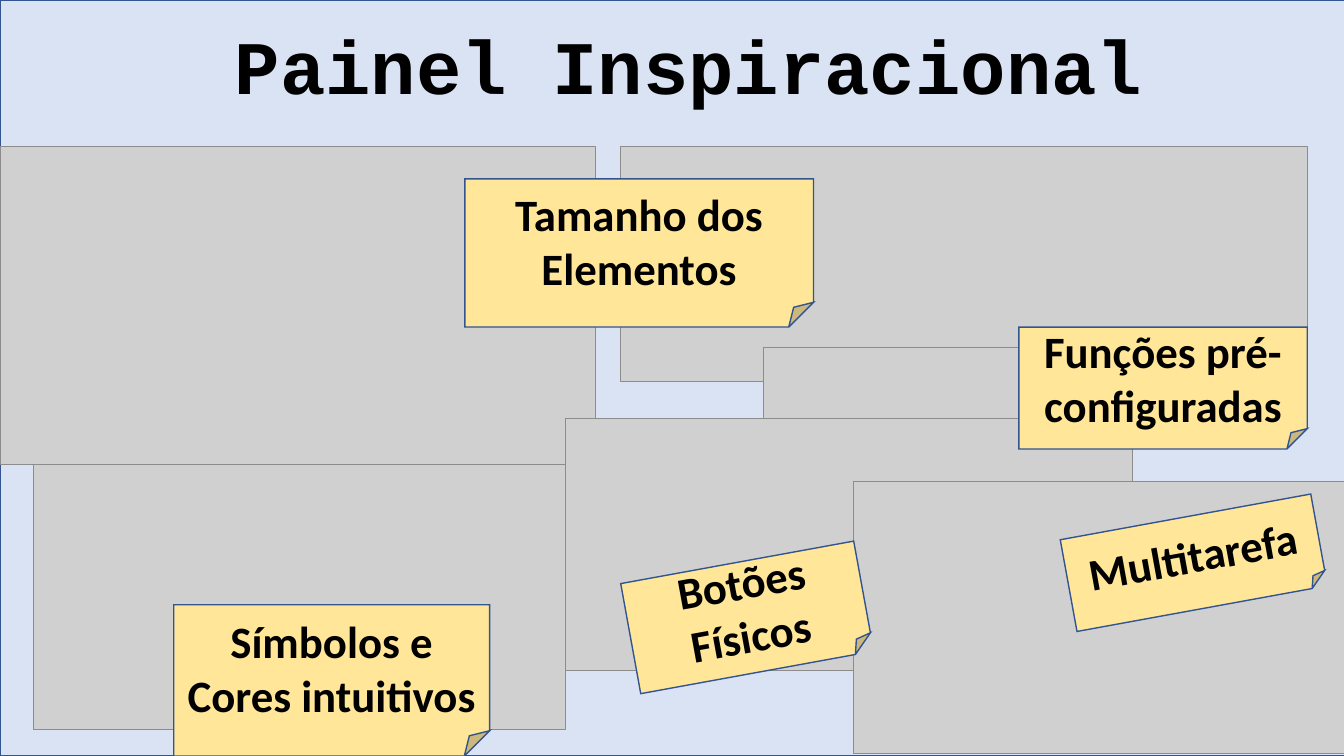
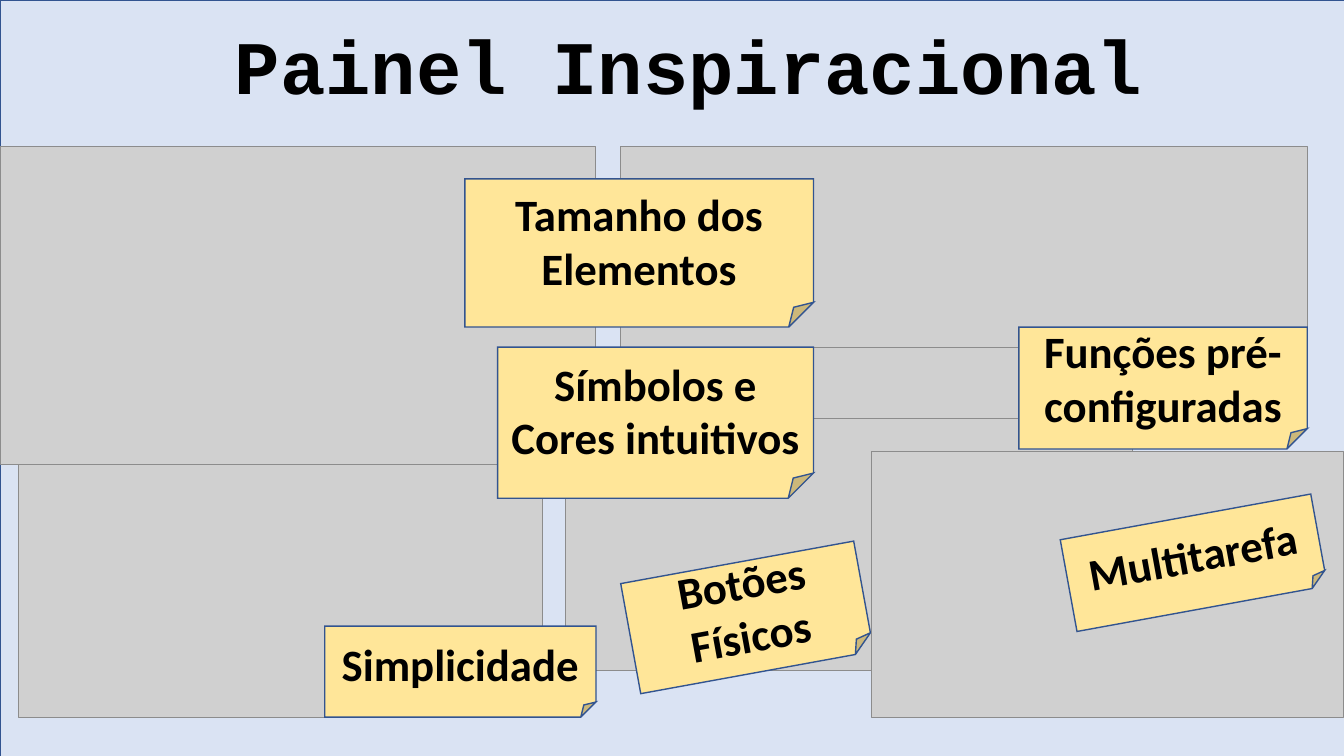
Before and after one commit to RogerioDoCarmo/FCT-UNESP-Trabalho-IHM, a slide deck: slide 1 of Parte_02/Painel-Inspiracional-Rogerio.pptx. Drawn at 1344x756 pixels with LibreOffice and Linux fonts; fonts in the diff are those of the drawing; grey boxes stand for pictures. Boxes give left, top, right and bottom in pixels: in the first picture for what was removed or moved away, otherwise in the second. Text is boxed around its words. In the diff, an @@ line names an element or a change of style, - is before the commit and + after.

```diff
--- a/Parte_02/Painel-Inspiracional-Rogerio.pptx
+++ b/Parte_02/Painel-Inspiracional-Rogerio.pptx
@@ folded corner "Símbolos e Cores intuitivos": place and size @@
-folded corner "Símbolos e Cores intuitivos" at [173,605,489,756]
+folded corner "Símbolos e Cores intuitivos" at [498,347,814,498]
@@ picture: place and size @@
-picture at [33,465,566,730]
+picture at [18,465,542,717]
@@ picture: place and size @@
-picture at [854,482,1344,754]
+picture at [872,452,1344,718]
@@ folded corner added at [325,626,596,717], fill #FFE699, outline #325491 1 pt, 32 pt, text #000000, bold @@
+Simplicidade
```
Also in this commit, not shown: 11 other files.
